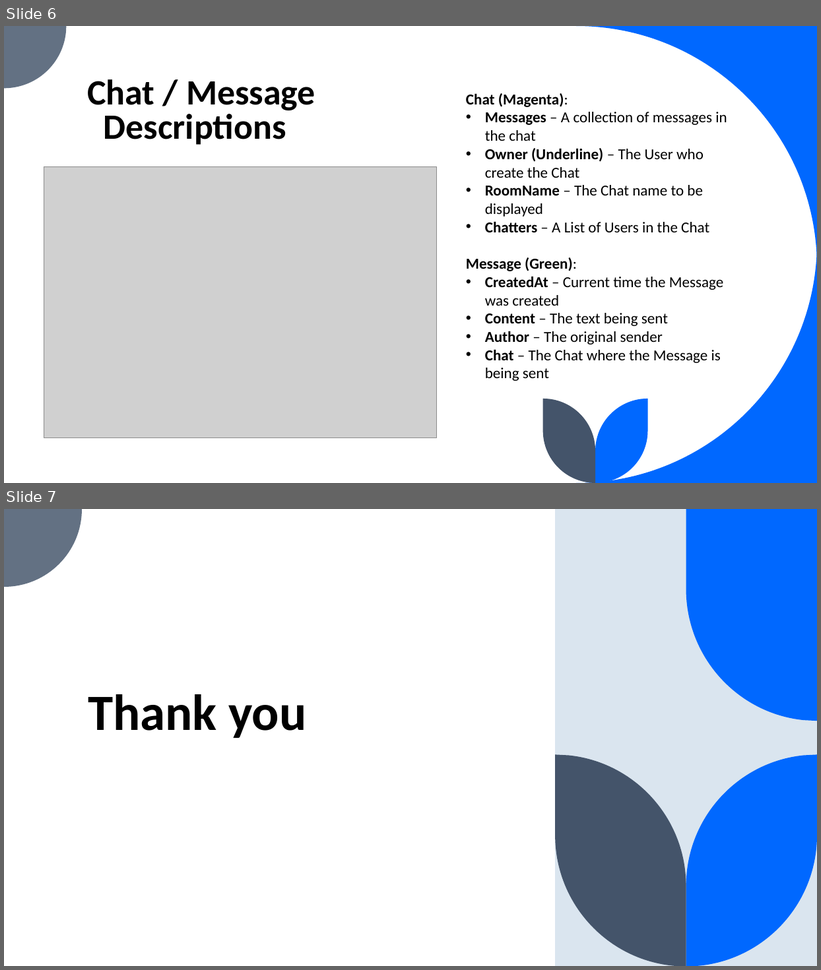
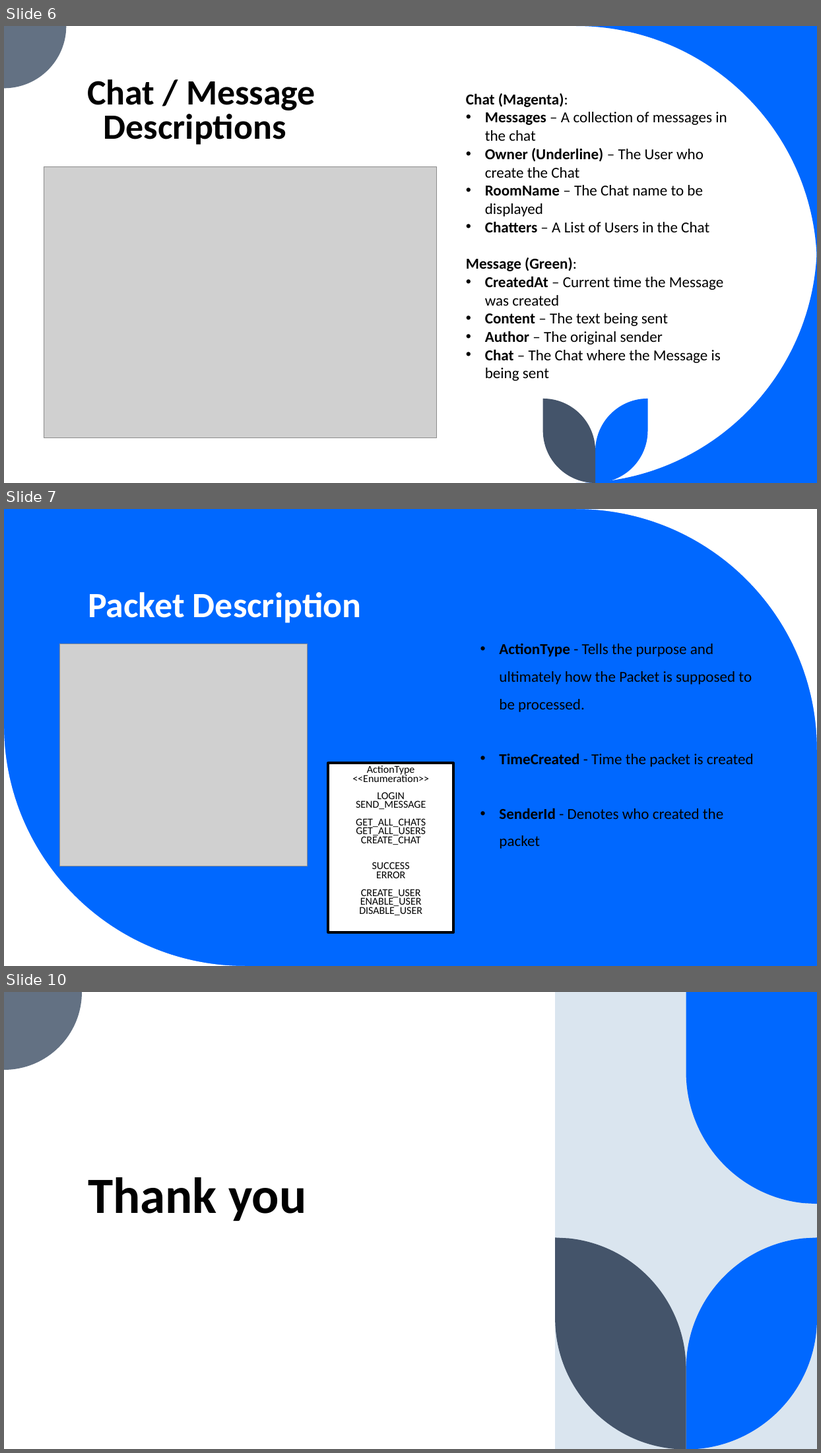
Before and after one commit to ZohebSharif/communicationsGroup4, a slide deck: Phase 2 Documents/Chat Relay – Design Presentation.pptx. Shown one above the other, each under a label of ours: slides 6 and 7 before the commit, slides 6, 7 and 10 after it; the slides between them are not shown. The pictures are 821x970 and 821x1453 pixels, drawn with LibreOffice and Linux fonts; fonts in the diff are those of the drawing; grey boxes stand for pictures. Boxes give left, top, right and bottom in pixels: in the first picture for what was removed or moved away, otherwise in the second. Text is boxed around its words. In the diff, an @@ line names an element or a change of style, - is before the commit and + after.

```diff
--- a/Phase 2 Documents/Chat Relay – Design Presentation.pptx
+++ b/Phase 2 Documents/Chat Relay – Design Presentation.pptx
@@ slide 7 added at (4, 509, 817, 966), background #0068FF @@
@@ freeform shape added at (576, 509, 817, 750), fill #FFFFFF @@
@@ title added at (88, 592, 362, 623), 42 pt, text #FFFFFF, bold @@
+Packet Description
@@ picture added at (59, 644, 308, 866) @@
@@ text added at (499, 644, 754, 849), 18 pt, text #000000 @@
+• ActionType - Tells the purpose and ultimately how the Packet is supposed to be processed.
+• TimeCreated - Time the packet is created
+• SenderId - Denotes who created the packet
@@ freeform shape added at (4, 725, 245, 966), fill #FFFFFF @@
@@ text added at (329, 763, 453, 933), fill #FFFFFF, outline #000000 3 pt, 12.5 pt, text #000000 @@
+ActionType <<Enumeration>>
+LOGIN
+SEND_MESSAGE
+GET_ALL_CHATS
+GET_ALL_USERS
+CREATE_CHAT
+SUCCESS
+ERROR
+CREATE_USER
+ENABLE_USER
+DISABLE_USER
@@ what was slide 7 is now slide 10 @@
```
Also in this commit, not shown: 1 slide changed, 2 other slides added.
